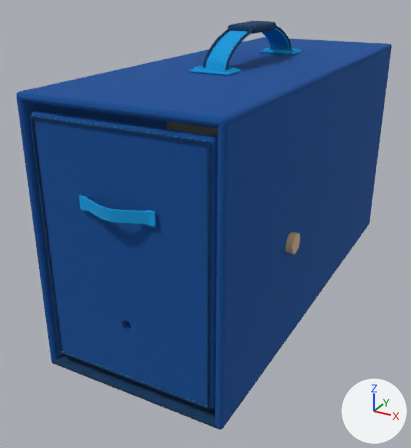
One commit to the Blender file belt-volume-3-model.blend: the scene before it, then after it.
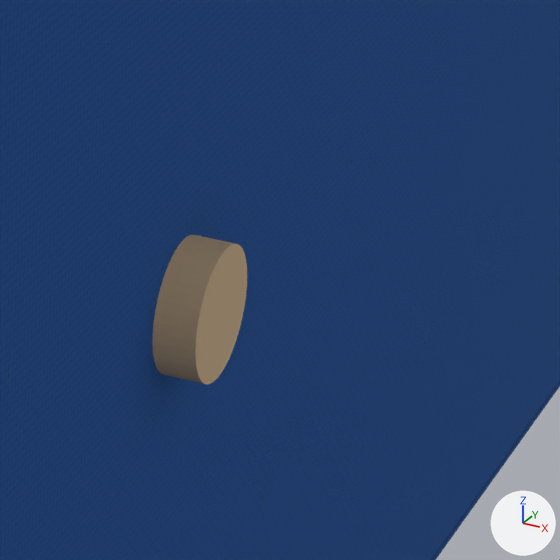
Each version is shown whole from a camera (50 mm lens) standing at (0.174, -0.385, 0.235) and looking at (-0.019, -0.035, 0.06), then close up on the part from 64% to 85% of the width and 44% to 63% of the height. The axes (+X, +Y, +Z) are drawn at lower right. The lights are the same throughout. The first two pictures are the older version.

The older version as bpy lines, for what is in view:
```python
me_cube_194 = bpy.data.meshes.new('Cube.194')
me_cube_194.from_pydata(...)  # 96 vertices, 98 faces; spans x -0.003..0.003, y -0.165..0.165, z -0.089..0.089
me_cube_194.materials.append(mat_utsw_shell_cloth_blue)
me_cylinder_075 = bpy.data.meshes.new('Cylinder.075')
me_cylinder_075.from_pydata(...)  # a 40-sided cylinder along z spanning x -0.00686..0.00686, y -0.00686..0.00686, z -0.00305..0.00305
me_cylinder_075.materials.append(mat_sliding_beech_dowel)  # beige #ceb189
ob_cabinet_side_001 = bpy.data.objects.new('Cabinet_side.001', me_cube_194)
ob_cabinet_side_001.parent = ob_cabinet
ob_cabinet_side_001.location = (0.061, 0.0, 0.0889)
ob_push_pull_knob_001 = bpy.data.objects.new('Push_pull_knob.001', me_cylinder_075)
ob_push_pull_knob_001.parent = ob_sliding_dowel
ob_push_pull_knob_001.location = (0.0648, 0.0, 0.0798)
ob_push_pull_knob_001.rotation_euler = (0.0, 1.571, 0.0)  # degrees (0, 90, 0)
```
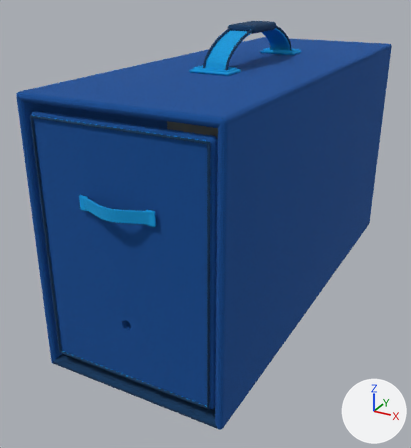
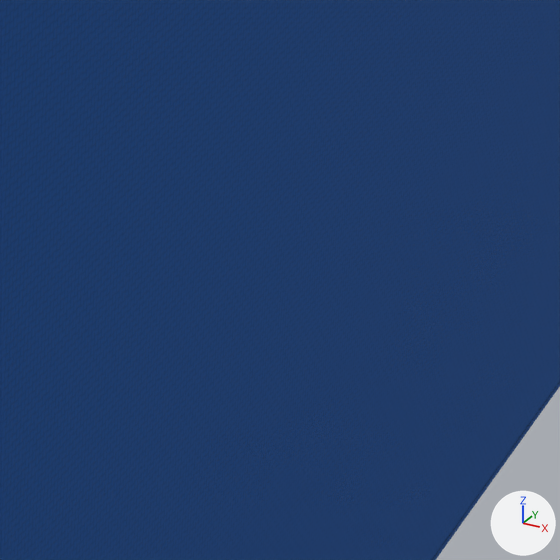
Where the change shows, as pixel boxes [x1, y1, x2, y2] in the close-ups (560 x 560 px):
'Push_pull_knob.001', moved, rescaled (not visible afterwards): before [152, 235, 247, 384]

Diff of the bpy script that builds the scene:
```diff
--- a/belt-volume-3-model.blend.py
+++ b/belt-volume-3-model.blend.py
@@ me_cylinder_075 @@
 # used by ob_push_pull_knob_001; parent = ob_sliding_dowel; location = (0.0648, 0.0, 0.0798); rotation_euler = (0.0, 1.571, 0.0), in degrees (0, 90, 0)
-me_cylinder_075.from_pydata(...)  # 80 vertices, 42 faces; spans x -0.00686..0.00686, y -0.00686..0.00686, z -0.00305..0.00305
+me_cylinder_075.from_pydata(...)  # 80 vertices, 42 faces; spans x -0.00381..0.00381, y -0.00381..0.00381, z -0.00127..0.00127
+# me_cylinder_075 part 1: the whole mesh is scaled about its middle by (0.556, 0.556, 0.417)
 me_cylinder_075.materials.append(mat_sliding_beech_dowel)
@@ ob_push_pull_knob_001 @@
 ob_push_pull_knob_001.parent = ob_sliding_dowel
-ob_push_pull_knob_001.location = (0.0648, 0.0, 0.0798)
+ob_push_pull_knob_001.location = (0.0518, 0.0, 0.0798)
 ob_push_pull_knob_001.rotation_euler = (0.0, 1.571, 0.0)  # degrees (0, 90, 0)
```
